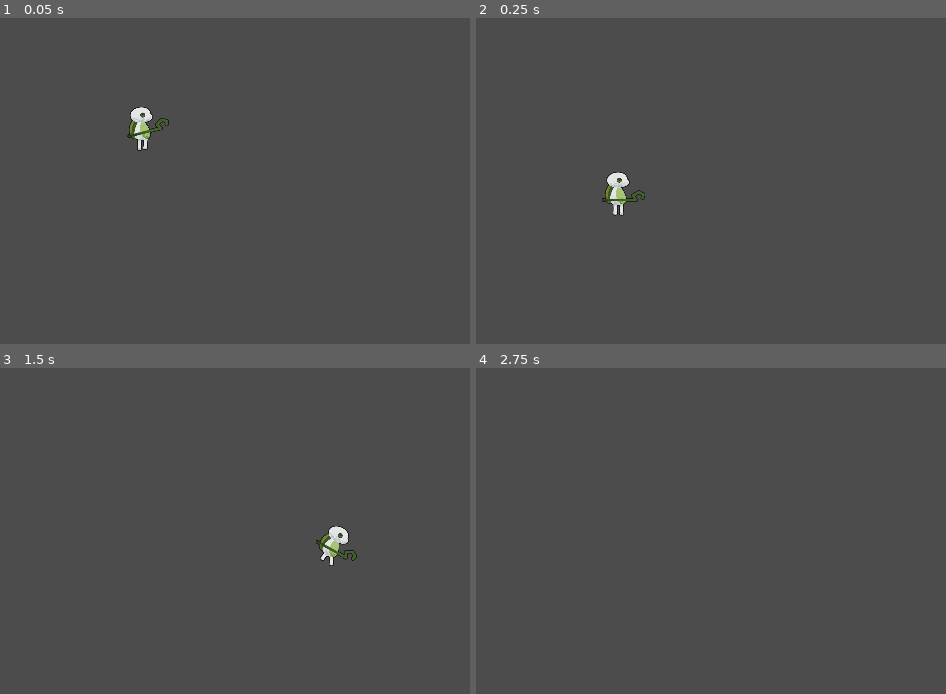
Above: before the commit, frames 1-4 (two rows, left to right).
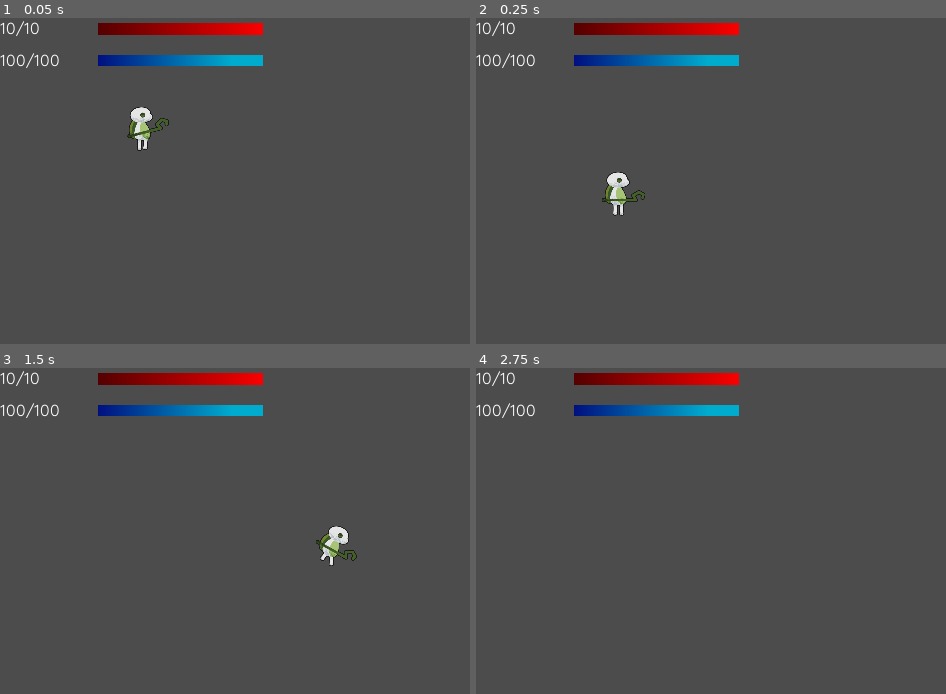
Above: after the commit, the same moments.

Repository: RechieKho/ascend
Game: Godot game, scene res://scenes/testing-ground.tscn
The game is run twice, just before and just after one commit, with the same random seed, the same clock (stepped at 60 frames per second) and the same inputs.
Inputs:
- Up to frame 1 (0.05 s): no input
- Up to frame 2 (0.25 s): no input
- Up to frame 3 (1.5 s): tap Enter at 0.5 s; hold F (HEALING) 0.53-1.28 s; hold D (RIGHT) from 0.53 s (still down); tap W (UP) at 0.77 s; tap F (HEALING) at 1.35 s
- Up to frame 4 (2.75 s): tap W (UP) at 1.52 s; release D (RIGHT) at 2.03 s; hold A (LEFT) from 2.03 s (still down); hold F (HEALING) from 2.03 s (still down)

The runs differ from the first frame. In frame 1, 2.7% of the frame differs, in the area x 0-56%, y 0-16%; in frame 2, 2.7%; in frame 3, 2.7%; in frame 4, 2.7%.

Commit message:
Add health and mana hud indicators #19

Diff:
--- /dev/null
+++ b/prefabs/player/hud.gd
@@ -0,0 +1,24 @@
+extends Control
+
+onready var health_bar := $Health/HealthBar as ProgressBar
+onready var health_txt := $Health/HealthTxt as Label
+
+onready var mana_bar := $Mana/ManaBar as ProgressBar
+onready var mana_txt := $Mana/ManaTxt as Label
+
+onready var hitbox := $"../../Hitbox" as Hitbox
+onready var mana := $"../../Mana" as Mana
+
+func _init():
+	set_as_toplevel(true)
+
+func _process(delta):
+	if health_bar.max_value != hitbox.max_hitpoints:
+		health_bar.max_value = hitbox.max_hitpoints
+	health_bar.value = hitbox.hitpoints
+	health_txt.text = "{0}/{1}".format([hitbox.hitpoints, hitbox.max_hitpoints])
+
+	if mana_bar.max_value != mana.max_mana:
+		mana_bar.max_value = mana.max_mana
+	mana_bar.value = mana.mana
+	mana_txt.text = "{0}/{1}".format([mana.mana, mana.max_mana])
--- a/prefabs/player/player.tscn
+++ b/prefabs/player/player.tscn
@@ -16,6 +16,37 @@
 [ext_resource path="res://prefabs/player/mana.gd" type="Script" id=14]
 [ext_resource path="res://scripts/hitbox.gd" type="Script" id=15]
 [ext_resource path="res://prefabs/player/healer.gd" type="Script" id=16]
+[ext_resource path="res://assets/fonts/Quicksand/static/Quicksand-Regular.ttf" type="DynamicFontData" id=17]
+[ext_resource path="res://prefabs/player/hud.gd" type="Script" id=18]
+
+[sub_resource type="Gradient" id=35]
+colors = PoolColorArray( 0.335938, 0, 0, 1, 1, 0, 0, 1 )
+
+[sub_resource type="GradientTexture" id=27]
+gradient = SubResource( 35 )
+width = 2091
+
+[sub_resource type="StyleBoxTexture" id=36]
+texture = SubResource( 27 )
+region_rect = Rect2( 0, 0, 2048, 1 )
+
+[sub_resource type="StyleBoxEmpty" id=37]
+
+[sub_resource type="DynamicFont" id=38]
+size = 40
+font_data = ExtResource( 17 )
+
+[sub_resource type="Gradient" id=39]
+offsets = PoolRealArray( 0, 0.842105 )
+colors = PoolColorArray( 0, 0.066925, 0.503906, 1, 0, 0.679199, 0.8125, 1 )
+
+[sub_resource type="GradientTexture" id=34]
+gradient = SubResource( 39 )
+width = 1980
+
+[sub_resource type="StyleBoxTexture" id=40]
+texture = SubResource( 34 )
+region_rect = Rect2( 0, 0, 2048, 1 )
 
 [sub_resource type="CapsuleShape2D" id=1]
 radius = 30.0
@@ -674,7 +705,7 @@
 graph_offset = Vector2( -64, 90 )
 
 [sub_resource type="AnimationNodeBlendTree" id=19]
-graph_offset = Vector2( -347.208, -2.41823 )
+graph_offset = Vector2( -313, -87 )
 nodes/Animation/node = SubResource( 9 )
 nodes/Animation/position = Vector2( -106.667, 160 )
 nodes/cast_trigger/node = SubResource( 10 )
@@ -682,7 +713,7 @@
 nodes/main/node = SubResource( 18 )
 nodes/main/position = Vector2( -133.333, 26.6667 )
 nodes/output/position = Vector2( 320, 106.667 )
-node_connections = [ "cast_trigger", 0, "main", "cast_trigger", 1, "Animation", "output", 0, "cast_trigger" ]
+node_connections = [ "output", 0, "cast_trigger", "cast_trigger", 0, "main", "cast_trigger", 1, "Animation" ]
 
 [sub_resource type="AnimationNodeStateMachinePlayback" id=20]
 
@@ -752,6 +783,71 @@
 [node name="Silhouette" type="Sprite" parent="Graphics/Root/Staff"]
 z_index = -1
 texture = ExtResource( 10 )
+
+[node name="Hud" type="Control" parent="Graphics"]
+margin_right = 1920.0
+margin_bottom = 1080.0
+script = ExtResource( 18 )
+__meta__ = {
+"_edit_use_anchors_": true
+}
+
+[node name="Health" type="Control" parent="Graphics/Hud"]
+anchor_right = 0.361979
+anchor_bottom = 0.0481481
+margin_right = 5.0
+margin_bottom = -2.0
+__meta__ = {
+"_edit_use_anchors_": true
+}
+
+[node name="HealthBar" type="ProgressBar" parent="Graphics/Hud/Health"]
+margin_left = 235.0
+margin_top = 12.0
+margin_right = 631.0
+margin_bottom = 40.0
+custom_styles/fg = SubResource( 36 )
+custom_styles/bg = SubResource( 37 )
+value = 50.0
+percent_visible = false
+
+[node name="HealthTxt" type="Label" parent="Graphics/Hud/Health"]
+margin_right = 227.0
+margin_bottom = 52.0
+custom_fonts/font = SubResource( 38 )
+text = "value / max"
+__meta__ = {
+"_edit_use_anchors_": true
+}
+
+[node name="Mana" type="Control" parent="Graphics/Hud"]
+anchor_top = 0.0703704
+anchor_right = 0.361979
+anchor_bottom = 0.118519
+margin_right = 5.0
+margin_bottom = -2.0
+__meta__ = {
+"_edit_use_anchors_": true
+}
+
+[node name="ManaBar" type="ProgressBar" parent="Graphics/Hud/Mana"]
+margin_left = 235.0
+margin_top = 12.0
+margin_right = 631.0
+margin_bottom = 40.0
+custom_styles/fg = SubResource( 40 )
+custom_styles/bg = SubResource( 37 )
+value = 50.0
+percent_visible = false
+
+[node name="ManaTxt" type="Label" parent="Graphics/Hud/Mana"]
+margin_right = 227.0
+margin_bottom = 52.0
+custom_fonts/font = SubResource( 38 )
+text = "value / max"
+__meta__ = {
+"_edit_use_anchors_": true
+}
 
 [node name="CollisionShape2D" type="CollisionShape2D" parent="."]
 position = Vector2( 0, -51 )
Not shown: 1 places in prefabs/player/player.tscn that only renumber resources
